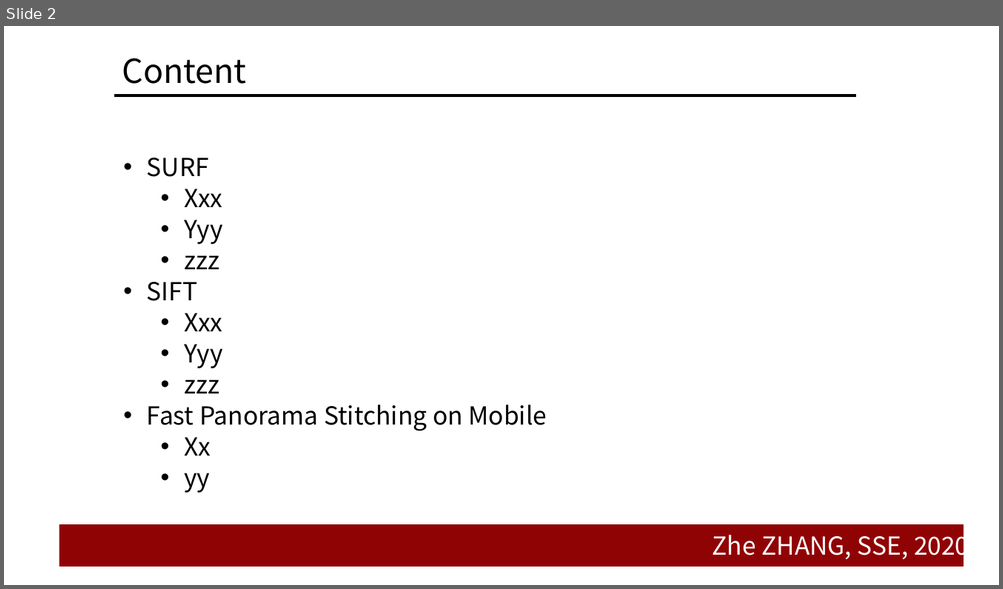
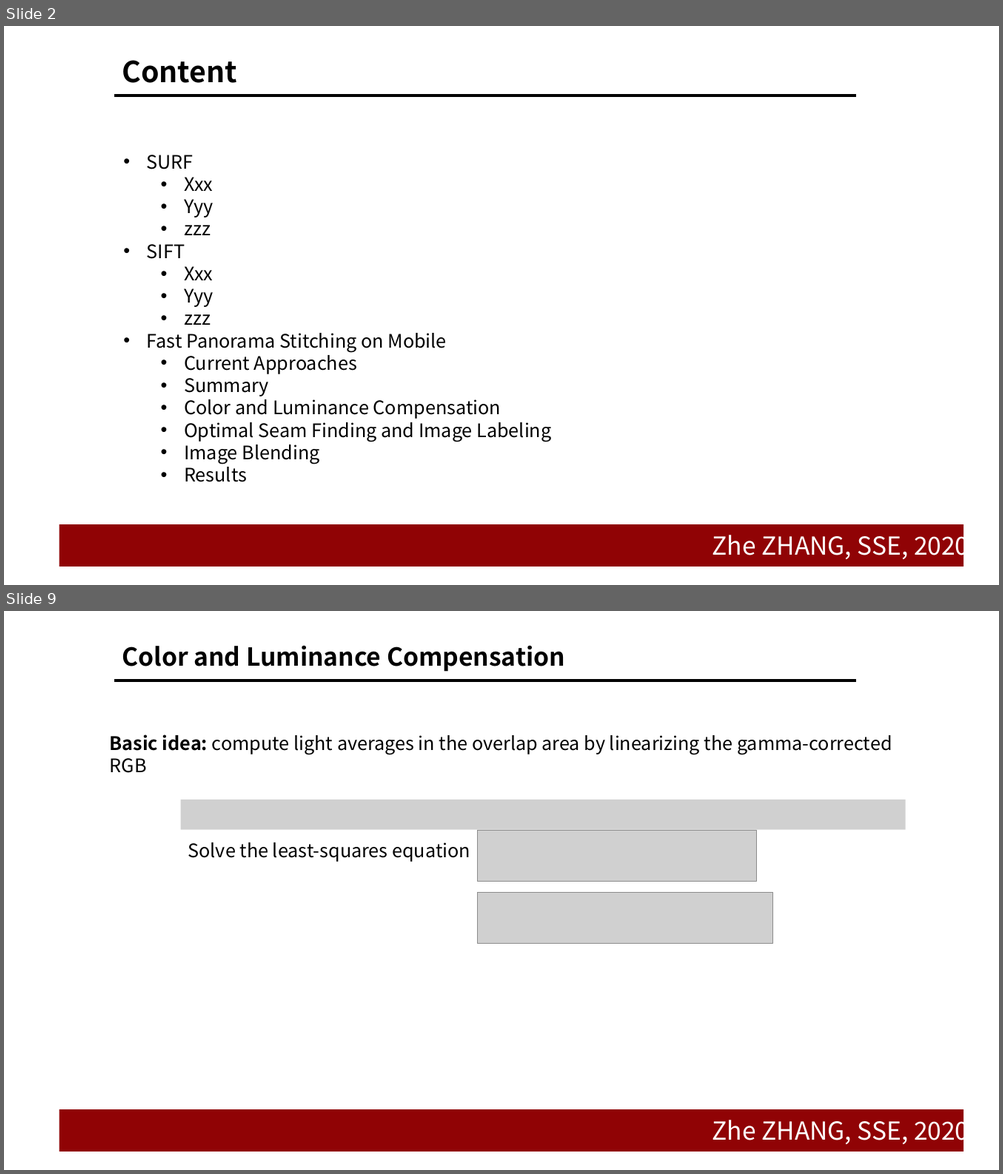
Before and after one commit to doubleZ0108/Panorama-Stitching, a slide deck: Panorama-Stitching-on-Mobile/pre/pre.pptx. Shown one above the other, each under a label of ours: slide 2 before the commit, slides 2 and 9 after it; the slides between them are not shown. The pictures are 1003x589 and 1003x1174 pixels, drawn with LibreOffice and Linux fonts; fonts in the diff are those of the drawing; grey boxes stand for pictures; background and template pictures are left out. Boxes give left, top, right and bottom in pixels: in the first picture for what was removed or moved away, otherwise in the second. Text is boxed around its words. In the diff, an @@ line names an element or a change of style, - is before the commit and + after.

Commit message:
:page_facing_up:finish mobile pre

```diff
--- a/Panorama-Stitching-on-Mobile/pre/pre.pptx
+++ b/Panorama-Stitching-on-Mobile/pre/pre.pptx
@@ slide 9 added at (4,611,999,1170), background #FFFFFF; not listed: 3 template elements that a slide beside it also shows @@
@@ title added at (122,645,565,672), 24 pt, text #000000, bold @@
+Color and Luminance Compensation
@@ text added at (110,735,892,755), 18 pt, text #000000 @@
+Basic idea: compute light averages in the overlap area by linearizing the gamma-corrected RGB
@@ picture added at (181,800,905,829) @@
@@ picture added at (477,830,756,881) @@
@@ text added at (188,843,470,862), 18 pt, text #000000 @@
+Solve the least-squares equation
@@ picture added at (477,892,772,943) @@
@@ slide 2 changed as well @@
@@ title "Content" at (122,60,237,83): size 32 to 28 pt, bold on @@
@@ text at (147,155,447,352): size 24 to 18 pt in "SURF", "Xxx", "Yyy", "zzz" and 5 more places; line spacing 30pt to 1 @@
@@ text at (184,351,551,483): text changed; size 24 to 18 pt; font Noto Sans CJK JP to Noto Sans CJK SC @@
-  • Xx
-  • yy
+  • Current Approaches
+  • Summary
+  • Color and Luminance Compensation
+  • Optimal Seam Finding and Image Labeling
+  • Image Blending
+  • Results
```
Also in this commit, not shown: 1 other slide changed, 14 other slides added, 3 other files.
